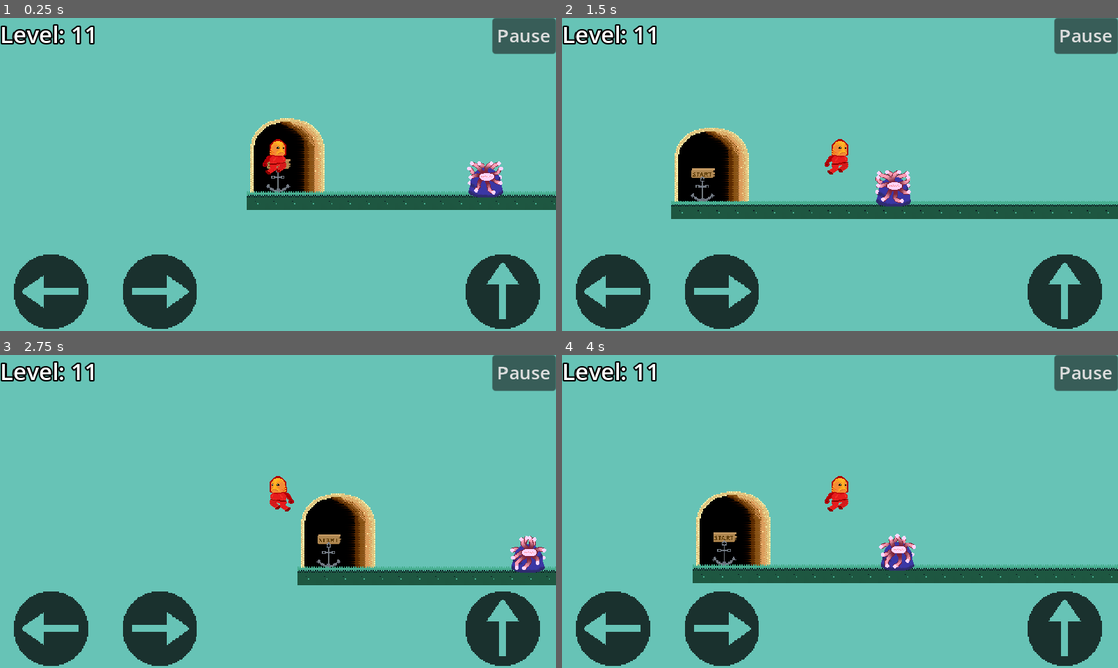
Above: before the commit, frames 1-4 (two rows, left to right).
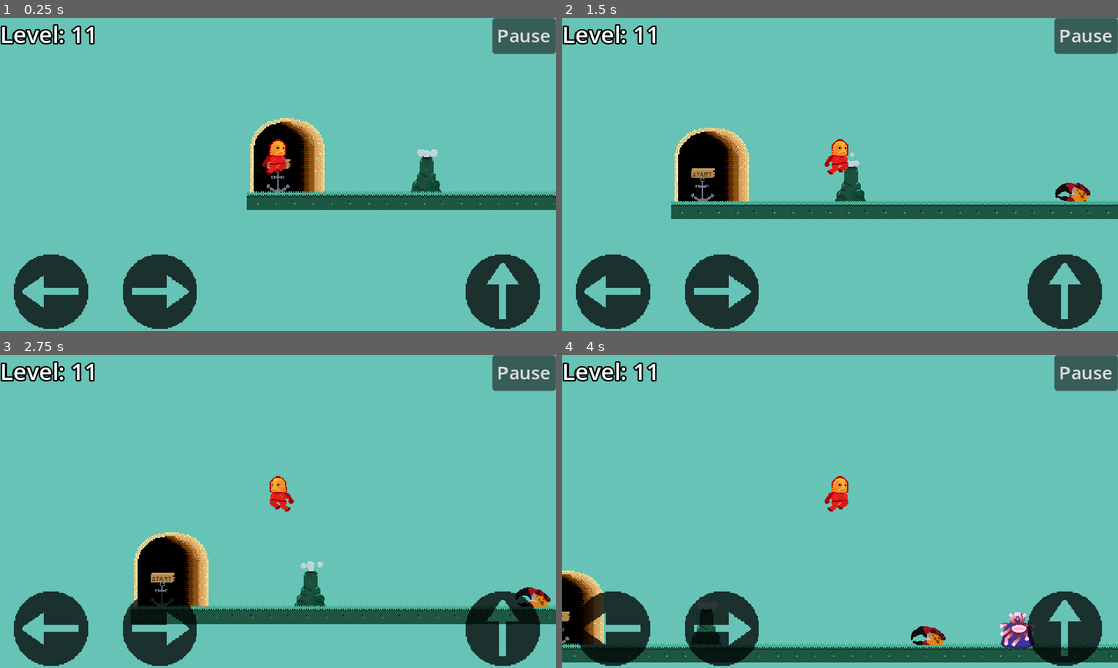
Above: after the commit, the same moments.

Repository: Splashy-Inc/splash-pack-1
Game: Godot game, scene res://SCENE/level_11.tscn
The game is run twice, just before and just after one commit, with the same random seed, the same clock (stepped at 60 frames per second) and the same inputs. This scene is started directly instead of the project's main scene.
Inputs:
- Up to frame 1 (0.25 s): no input
- Up to frame 2 (1.5 s): hold D (move_right) from 0.53 s (still down); tap W (jump) at 0.6, 0.77, 1.07, 1.35 s
- Up to frame 3 (2.75 s): tap W (jump) at 1.52, 1.82, 2.1 s; release D (move_right) at 2.03 s; hold A (move_left) from 2.03 s (still down)
- Up to frame 4 (4 s): release A (move_left) at 2.78 s; hold D (move_right) from 2.78 s (still down); tap W (jump) at 2.85, 3.02, 3.32, 3.6, 3.77 s

The runs differ from the first frame. In frame 1, 1.1% of the frame differs, in the area x 73-91%, y 42-58%; in frame 2, 1.3%; in frame 3, 14%; in frame 4, 16%, in the area x 0-100%, y 43-99%.

Commit message:
Claw and Vent functioning

Diff:
--- /dev/null
+++ b/ASTRONAUT GAME/ASSETS/Scobus5/SCENES/Claw.tscn
@@ -0,0 +1,200 @@
+[gd_scene load_steps=18 format=3 uid="uid://cbyj7euuswjtr"]
+
+[ext_resource type="Script" path="res://SCRIPTS/trap.gd" id="1_w8xcx"]
+[ext_resource type="Texture2D" uid="uid://bgvhhadadm0g2" path="res://ASSETS/Scobus5/ASSETS/ClawSpriteSheet.png" id="2_6yq0q"]
+
+[sub_resource type="AtlasTexture" id="AtlasTexture_3frlw"]
+atlas = ExtResource("2_6yq0q")
+region = Rect2(768, 0, 256, 64)
+
+[sub_resource type="AtlasTexture" id="AtlasTexture_p86vs"]
+atlas = ExtResource("2_6yq0q")
+region = Rect2(1024, 0, 256, 64)
+
+[sub_resource type="AtlasTexture" id="AtlasTexture_djuor"]
+atlas = ExtResource("2_6yq0q")
+region = Rect2(1280, 0, 256, 64)
+
+[sub_resource type="AtlasTexture" id="AtlasTexture_aopb2"]
+atlas = ExtResource("2_6yq0q")
+region = Rect2(1536, 0, 256, 64)
+
+[sub_resource type="AtlasTexture" id="AtlasTexture_p7jos"]
+atlas = ExtResource("2_6yq0q")
+region = Rect2(1792, 0, 256, 64)
+
+[sub_resource type="AtlasTexture" id="AtlasTexture_0m0g5"]
+atlas = ExtResource("2_6yq0q")
+region = Rect2(2048, 0, 256, 64)
+
+[sub_resource type="AtlasTexture" id="AtlasTexture_mi1v2"]
+atlas = ExtResource("2_6yq0q")
+region = Rect2(2304, 0, 256, 64)
+
+[sub_resource type="AtlasTexture" id="AtlasTexture_p7eas"]
+atlas = ExtResource("2_6yq0q")
+region = Rect2(0, 0, 256, 64)
+
+[sub_resource type="AtlasTexture" id="AtlasTexture_ocy28"]
+atlas = ExtResource("2_6yq0q")
+region = Rect2(256, 0, 256, 64)
+
+[sub_resource type="AtlasTexture" id="AtlasTexture_iqtcq"]
+atlas = ExtResource("2_6yq0q")
+region = Rect2(512, 0, 256, 64)
+
+[sub_resource type="SpriteFrames" id="SpriteFrames_eotso"]
+animations = [{
+"frames": [{
+"duration": 1.0,
+"texture": SubResource("AtlasTexture_3frlw")
+}, {
+"duration": 1.0,
+"texture": SubResource("AtlasTexture_p86vs")
+}, {
+"duration": 1.0,
+"texture": SubResource("AtlasTexture_djuor")
+}, {
+"duration": 1.0,
+"texture": SubResource("AtlasTexture_aopb2")
+}, {
+"duration": 1.0,
+"texture": SubResource("AtlasTexture_p7jos")
+}, {
+"duration": 1.0,
+"texture": SubResource("AtlasTexture_0m0g5")
+}, {
+"duration": 1.0,
+"texture": SubResource("AtlasTexture_mi1v2")
+}, {
+"duration": 1.0,
+"texture": SubResource("AtlasTexture_p7eas")
+}, {
+"duration": 1.0,
+"texture": SubResource("AtlasTexture_ocy28")
+}, {
+"duration": 1.0,
+"texture": SubResource("AtlasTexture_p7eas")
+}, {
+"duration": 1.0,
+"texture": SubResource("AtlasTexture_ocy28")
+}, {
+"duration": 1.0,
+"texture": SubResource("AtlasTexture_p7eas")
+}, {
+"duration": 1.0,
+"texture": SubResource("AtlasTexture_ocy28")
+}, {
+"duration": 1.0,
+"texture": SubResource("AtlasTexture_p7eas")
+}, {
+"duration": 1.0,
+"texture": SubResource("AtlasTexture_ocy28")
+}, {
+"duration": 1.0,
+"texture": SubResource("AtlasTexture_p7eas")
+}, {
+"duration": 1.0,
+"texture": SubResource("AtlasTexture_ocy28")
+}, {
+"duration": 1.0,
+"texture": SubResource("AtlasTexture_iqtcq")
+}],
+"loop": true,
+"name": &"default",
+"speed": 6.0
+}]
+
+[sub_resource type="CapsuleShape2D" id="CapsuleShape2D_qvthq"]
+radius = 17.9706
+height = 56.1371
+
+[sub_resource type="Animation" id="Animation_0cr75"]
+resource_name = "new_animation"
+length = 3.0
+loop_mode = 1
+tracks/0/type = "value"
+tracks/0/imported = false
+tracks/0/enabled = true
+tracks/0/path = NodePath(".:position")
+tracks/0/interp = 1
+tracks/0/loop_wrap = true
+tracks/0/keys = {
+"times": PackedFloat32Array(0, 1.76667, 1.96667, 2.76667, 3),
+"transitions": PackedFloat32Array(1, 1, 1, 1, 1),
+"update": 0,
+"values": [Vector2(48, 9), Vector2(48, 9), Vector2(-52, 4), Vector2(48, 9), Vector2(48, 9)]
+}
+tracks/1/type = "value"
+tracks/1/imported = false
+tracks/1/enabled = true
+tracks/1/path = NodePath(".:rotation")
+tracks/1/interp = 1
+tracks/1/loop_wrap = true
+tracks/1/keys = {
+"times": PackedFloat32Array(0, 1.76667, 1.96667, 2.76667, 3),
+"transitions": PackedFloat32Array(1, 1, 1, 1, 1),
+"update": 0,
+"values": [1.5708, 1.5708, 2.01263, 1.5708, 1.5708]
+}
+
+[sub_resource type="Animation" id="Animation_stvdi"]
+length = 0.001
+tracks/0/type = "value"
+tracks/0/imported = false
+tracks/0/enabled = true
+tracks/0/path = NodePath(".:position")
+tracks/0/interp = 1
+tracks/0/loop_wrap = true
+tracks/0/keys = {
+"times": PackedFloat32Array(0),
+"transitions": PackedFloat32Array(1),
+"update": 0,
+"values": [Vector2(48, 9)]
+}
+tracks/1/type = "value"
+tracks/1/imported = false
+tracks/1/enabled = true
+tracks/1/path = NodePath(".:rotation")
+tracks/1/interp = 1
+tracks/1/loop_wrap = true
+tracks/1/keys = {
+"times": PackedFloat32Array(0),
+"transitions": PackedFloat32Array(1),
+"update": 0,
+"values": [-1.16194]
+}
+
+[sub_resource type="AnimationLibrary" id="AnimationLibrary_pbkff"]
+_data = {
+"RESET": SubResource("Animation_stvdi"),
+"new_animation": SubResource("Animation_0cr75")
+}
+
+[node name="Claw" type="Node2D" groups=["traps"]]
+script = ExtResource("1_w8xcx")
+
+[node name="Area2D" type="Area2D" parent="."]
+collision_layer = 8
+collision_mask = 2
+
+[node name="AnimatedSprite2D" type="AnimatedSprite2D" parent="Area2D"]
+scale = Vector2(0.5, 0.5)
+sprite_frames = SubResource("SpriteFrames_eotso")
+autoplay = "default"
+frame = 8
+frame_progress = 0.574903
+
+[node name="CollisionShape2D" type="CollisionShape2D" parent="Area2D"]
+position = Vector2(48, 9)
+rotation = -1.16194
+scale = Vector2(0.5, 0.5)
+shape = SubResource("CapsuleShape2D_qvthq")
+
+[node name="AnimationPlayer" type="AnimationPlayer" parent="Area2D/CollisionShape2D"]
+libraries = {
+"": SubResource("AnimationLibrary_pbkff")
+}
+autoplay = "new_animation"
+
+[connection signal="body_entered" from="Area2D" to="." method="_on_area_2d_body_entered"]
--- /dev/null
+++ b/ASTRONAUT GAME/ASSETS/Scobus5/SCENES/ThermalVent.tscn
@@ -0,0 +1,109 @@
+[gd_scene load_steps=15 format=3 uid="uid://b02qjg4gut26y"]
+
+[ext_resource type="Script" path="res://SCRIPTS/jump_pad.gd" id="1_dukkh"]
+[ext_resource type="Texture2D" uid="uid://d17ypi7thv634" path="res://ASSETS/Scobus5/ASSETS/ThermalVentSpriteSheet.png" id="2_ar733"]
+
+[sub_resource type="AtlasTexture" id="AtlasTexture_4nalh"]
+atlas = ExtResource("2_ar733")
+region = Rect2(0, 0, 64, 128)
+
+[sub_resource type="AtlasTexture" id="AtlasTexture_of3cs"]
+atlas = ExtResource("2_ar733")
+region = Rect2(64, 0, 64, 128)
+
+[sub_resource type="AtlasTexture" id="AtlasTexture_xf81i"]
+atlas = ExtResource("2_ar733")
+region = Rect2(128, 0, 64, 128)
+
+[sub_resource type="AtlasTexture" id="AtlasTexture_e5k2i"]
+atlas = ExtResource("2_ar733")
+region = Rect2(192, 0, 64, 128)
+
+[sub_resource type="AtlasTexture" id="AtlasTexture_ks35f"]
+atlas = ExtResource("2_ar733")
+region = Rect2(256, 0, 64, 128)
+
+[sub_resource type="AtlasTexture" id="AtlasTexture_xulti"]
+atlas = ExtResource("2_ar733")
+region = Rect2(320, 0, 64, 128)
+
+[sub_resource type="AtlasTexture" id="AtlasTexture_8goum"]
+atlas = ExtResource("2_ar733")
+region = Rect2(384, 0, 64, 128)
+
+[sub_resource type="AtlasTexture" id="AtlasTexture_128s1"]
+atlas = ExtResource("2_ar733")
+region = Rect2(448, 0, 64, 128)
+
+[sub_resource type="AtlasTexture" id="AtlasTexture_103ga"]
+atlas = ExtResource("2_ar733")
+region = Rect2(512, 0, 64, 128)
+
+[sub_resource type="AtlasTexture" id="AtlasTexture_w6f4k"]
+atlas = ExtResource("2_ar733")
+region = Rect2(576, 0, 64, 128)
+
+[sub_resource type="SpriteFrames" id="SpriteFrames_d4v88"]
+animations = [{
+"frames": [{
+"duration": 1.0,
+"texture": SubResource("AtlasTexture_4nalh")
+}, {
+"duration": 1.0,
+"texture": SubResource("AtlasTexture_of3cs")
+}, {
+"duration": 1.0,
+"texture": SubResource("AtlasTexture_xf81i")
+}, {
+"duration": 1.0,
+"texture": SubResource("AtlasTexture_e5k2i")
+}, {
+"duration": 1.0,
+"texture": SubResource("AtlasTexture_ks35f")
+}],
+"loop": true,
+"name": &"idle",
+"speed": 6.0
+}, {
+"frames": [{
+"duration": 1.0,
+"texture": SubResource("AtlasTexture_xulti")
+}, {
+"duration": 1.0,
+"texture": SubResource("AtlasTexture_8goum")
+}, {
+"duration": 1.0,
+"texture": SubResource("AtlasTexture_128s1")
+}, {
+"duration": 1.0,
+"texture": SubResource("AtlasTexture_103ga")
+}, {
+"duration": 1.0,
+"texture": SubResource("AtlasTexture_w6f4k")
+}],
+"loop": false,
+"name": &"jump_animation",
+"speed": 6.0
+}]
+
+[sub_resource type="RectangleShape2D" id="RectangleShape2D_3d7my"]
+size = Vector2(11, 3.25)
+
+[node name="ThermalVent" type="Area2D"]
+z_index = -10
+collision_mask = 2
+script = ExtResource("1_dukkh")
+
+[node name="AnimatedSprite2D" type="AnimatedSprite2D" parent="."]
+position = Vector2(0, -64)
+scale = Vector2(0.5, 0.5)
+sprite_frames = SubResource("SpriteFrames_d4v88")
+animation = &"idle"
+autoplay = "idle"
+
+[node name="CollisionShape2D" type="CollisionShape2D" parent="."]
+position = Vector2(-0.5, -63)
+shape = SubResource("RectangleShape2D_3d7my")
+
+[connection signal="body_entered" from="." to="." method="_on_body_entered"]
+[connection signal="animation_finished" from="AnimatedSprite2D" to="." method="_on_animated_sprite_2d_animation_finished"]
--- a/ASTRONAUT GAME/SCENE/jump_pad.tscn
+++ b/ASTRONAUT GAME/SCENE/jump_pad.tscn
@@ -67,8 +67,6 @@
 sprite_frames = SubResource("SpriteFrames_d4v88")
 animation = &"jump_animation"
 autoplay = "idle"
-frame = 9
-frame_progress = 1.0
 
 [node name="CollisionShape2D" type="CollisionShape2D" parent="."]
 position = Vector2(1.5, -10.5)
--- a/ASTRONAUT GAME/SCENE/level_11.tscn
+++ b/ASTRONAUT GAME/SCENE/level_11.tscn
@@ -10,44 +10,8 @@
 [ext_resource type="PackedScene" uid="uid://cksr5brjbu80q" path="res://SCENE/death_zone.tscn" id="7_oa4vs"]
 [ext_resource type="PackedScene" uid="uid://cdu1lookb7ft" path="res://ASSETS/Scobus5/SCENES/anemone.tscn" id="8_lejlo"]
 [ext_resource type="PackedScene" uid="uid://bqhm3ilh2l7e3" path="res://ASSETS/Scobus5/SCENES/scobus_tile_map.tscn" id="8_m25o6"]
-
-[sub_resource type="Animation" id="Animation_75biq"]
-length = 0.001
-tracks/0/type = "value"
-tracks/0/imported = false
-tracks/0/enabled = true
-tracks/0/path = NodePath(".:position")
-tracks/0/interp = 1
-tracks/0/loop_wrap = true
-tracks/0/keys = {
-"times": PackedFloat32Array(0),
-"transitions": PackedFloat32Array(1),
-"update": 0,
-"values": [Vector2(239, 485)]
-}
-
-[sub_resource type="Animation" id="Animation_p0owx"]
-resource_name = "new_animation"
-length = 10.0
-loop_mode = 1
-tracks/0/type = "value"
-tracks/0/imported = false
-tracks/0/enabled = true
-tracks/0/path = NodePath(".:position")
-tracks/0/interp = 2
-tracks/0/loop_wrap = true
-tracks/0/keys = {
-"times": PackedFloat32Array(0, 5, 10),
-"transitions": PackedFloat32Array(1, 1, 1),
-"update": 0,
-"values": [Vector2(239, 485), Vector2(170, 485), Vector2(239, 485)]
-}
-
-[sub_resource type="AnimationLibrary" id="AnimationLibrary_fwcp2"]
-_data = {
-"RESET": SubResource("Animation_75biq"),
-"new_animation": SubResource("Animation_p0owx")
-}
+[ext_resource type="PackedScene" uid="uid://cbyj7euuswjtr" path="res://ASSETS/Scobus5/SCENES/Claw.tscn" id="10_cwweg"]
+[ext_resource type="PackedScene" uid="uid://b02qjg4gut26y" path="res://ASSETS/Scobus5/SCENES/ThermalVent.tscn" id="11_7c0t4"]
 
 [node name="Level_11" type="Node2D"]
 script = ExtResource("1_36rsw")
@@ -77,13 +41,13 @@
 [node name="Traps" type="Node" parent="."]
 
 [node name="anemone" parent="Traps" instance=ExtResource("8_lejlo")]
-position = Vector2(239, 485)
+position = Vector2(456, 484)
 
-[node name="AnimationPlayer" type="AnimationPlayer" parent="Traps/anemone"]
-libraries = {
-"": SubResource("AnimationLibrary_fwcp2")
-}
-autoplay = "new_animation"
+[node name="Claw" parent="Traps" instance=ExtResource("10_cwweg")]
+position = Vector2(331, 481)
+
+[node name="ThermalVent" parent="Traps" instance=ExtResource("11_7c0t4")]
+position = Vector2(188, 529)
 
 [node name="Objects" type="Node" parent="."]
 
--- a/ASTRONAUT GAME/SCRIPTS/jump_pad.gd
+++ b/ASTRONAUT GAME/SCRIPTS/jump_pad.gd
@@ -8,3 +8,9 @@
 	if body is Player:
 		animated_sprite.play("jump_animation")
 		body.jump(jump_force)
+
+
+
+
+func _on_animated_sprite_2d_animation_finished() -> void:
+	animated_sprite.play("idle")
Binary file added: ASTRONAUT GAME/ASSETS/GIMP/Claw.png
Not shown, added: ASTRONAUT GAME/ASSETS/GIMP/Claw.png.import
Binary file added: ASTRONAUT GAME/ASSETS/Scobus5/ASSETS/ClawSpriteSheet.png
Not shown, added: ASTRONAUT GAME/ASSETS/Scobus5/ASSETS/ClawSpriteSheet.png.import
Binary file added: ASTRONAUT GAME/ASSETS/Scobus5/ASSETS/ThermalVentSpriteSheet.png
Not shown, added: ASTRONAUT GAME/ASSETS/Scobus5/ASSETS/ThermalVentSpriteSheet.png.import
Not shown: 1 places in ASTRONAUT GAME/SCENE/level_11.tscn that only renumber resources
Not shown, added: ASTRONAUT GAME/ASSETS/GIMP/Claw.xcf
Not shown, changed: ASTRONAUT GAME/ASSETS/GIMP/Scobus_5.xcf
Not shown, added: ASTRONAUT GAME/ASSETS/GIMP/ThermalVent.xcf
Not shown, added: ASTRONAUT GAME/ASSETS/GIMP/ThermalVentSpriteSheet.xcf
